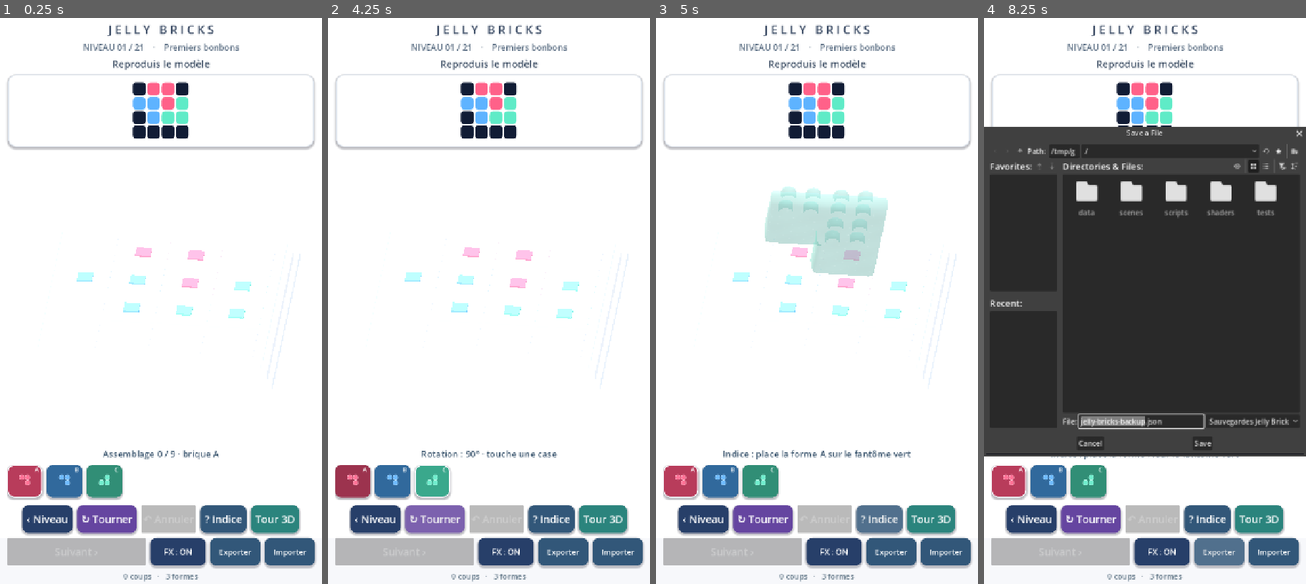
Above: before the commit, frames 1-4 (left to right).
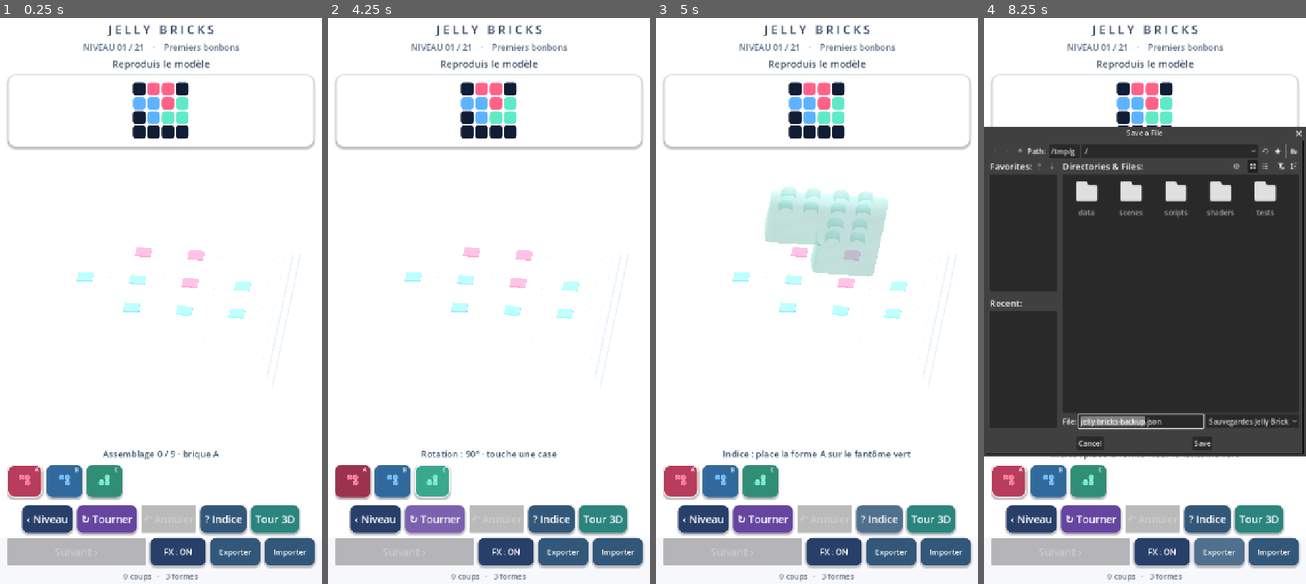
Above: after the commit, the same moments.

Repository: dbrckk/Jelly-bricks
Game: Godot game, scene res://scenes/main.tscn
The game is run twice, just before and just after one commit, with the same random seed, the same clock (stepped at 60 frames per second) and the same inputs.
Inputs (mouse positions are in pixels of both pictures, inside the frame that each line leads up to):
- Up to frame 1 (0.25 s): no input
- Up to frame 2 (4.25 s): click (353, 482) at 0.52 s; click (392, 482) at 1.27 s; click (431, 482) at 2.02 s; click "‹ Niveau" at 2.75 s; click "↻ Tourner" at 3.5 s
- Up to frame 3 (5 s): click "? Indice" at 4.25 s
- Up to frame 4 (8.25 s): click "Tour 3D" at 5 s; click "‹ Puzzles" at 5.75 s; click "FX : ON" at 6.5 s; click "FX : OFF" at 7.25 s; click "Exporter" at 8 s

Frames 1-3 are identical in both runs. In frame 4, 0.6% of the frame differs, in the area x 24-100%, y 19-77%.

Commit message:
render(native): visible softbox transmission across Jelly front walls, tethered to moving 3D gel

Diff:
--- a/native-godot/shaders/jelly.gdshader
+++ b/native-godot/shaders/jelly.gdshader
@@ -226,9 +226,25 @@
         float upper_liquid_rim = bevel_height * side_bevel *
             visible * (0.34 + light_direction * .66) *
             studio_wet_edge;
+        // A broad, soft rectangular window on the vertical wall is
+        // essential: the reference reflects actual white studio cards
+        // *inside* the colored Jelly, not just a pencil-thin top line.
+        // Use the surface's molded coordinates, not SCREEN_UV, so each
+        // pane slides and sways WITH the 3D brick in the photo tower.
+        float window_u = fract(jelly_local.x * .29 +
+            jelly_local.z * .21 + .38);
+        float soft_window = 1.0 - smoothstep(.045, .31,
+            abs(window_u - .50));
+        float lower_wall = smoothstep(.14, .24, jelly_local.y);
+        float upper_wall = 1.0 - smoothstep(.39, .52, jelly_local.y);
+        float front_wall = smoothstep(.20, .69, facing) *
+            (1.0 - smoothstep(.33, .76, n.y));
+        float transmitted_window = soft_window * lower_wall *
+            upper_wall * front_wall * studio_wet_edge;
         vec3 photographic_white = vec3(1.0, .99, .975);
         jelly_color = mix(jelly_color, photographic_white,
-            clamp(upper_liquid_rim * .42, 0.0, .42));
+            clamp(upper_liquid_rim * .54 +
+                transmitted_window * .24, 0.0, .49));
     }
     ALBEDO = jelly_color;
     METALLIC = .015;
